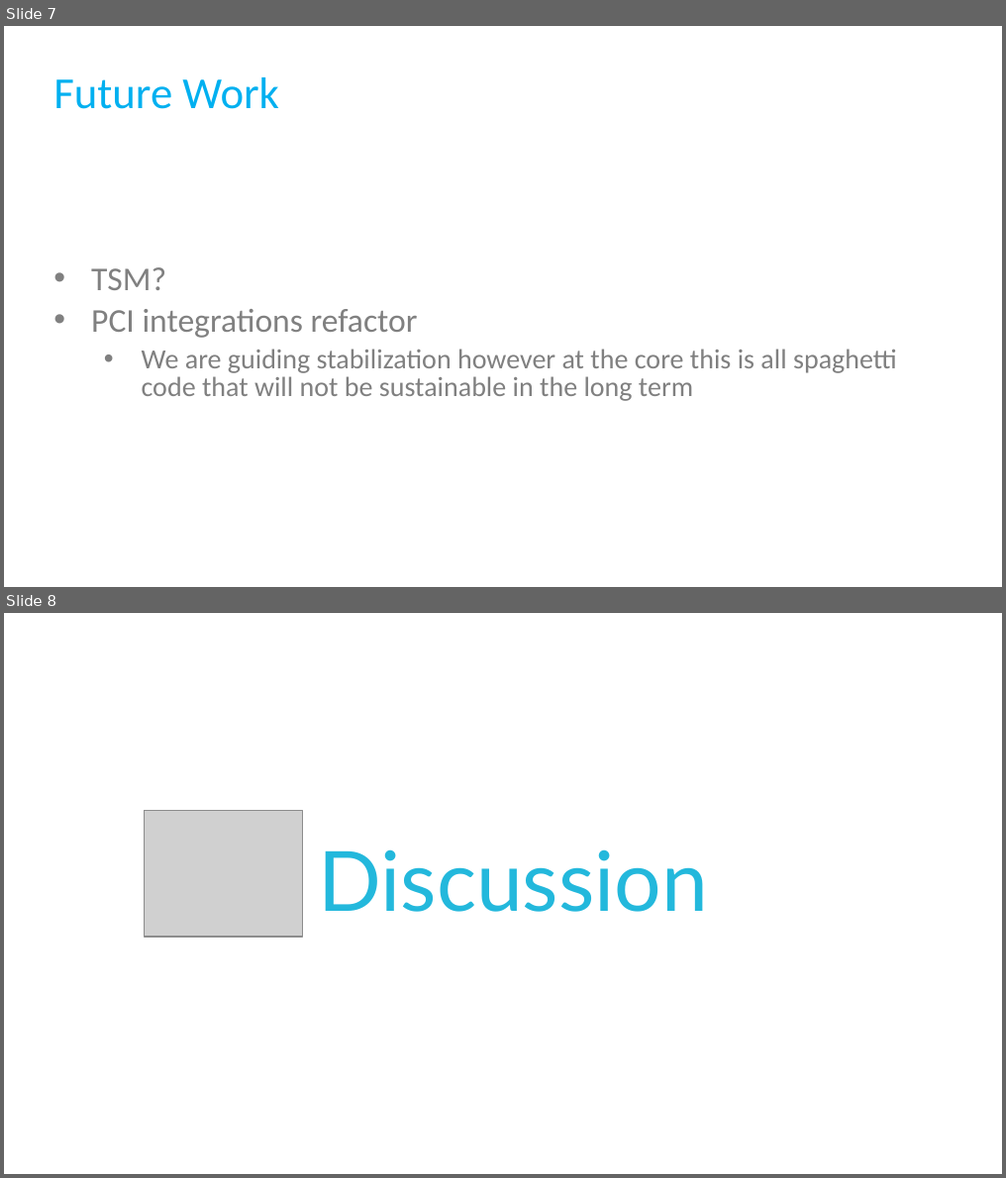
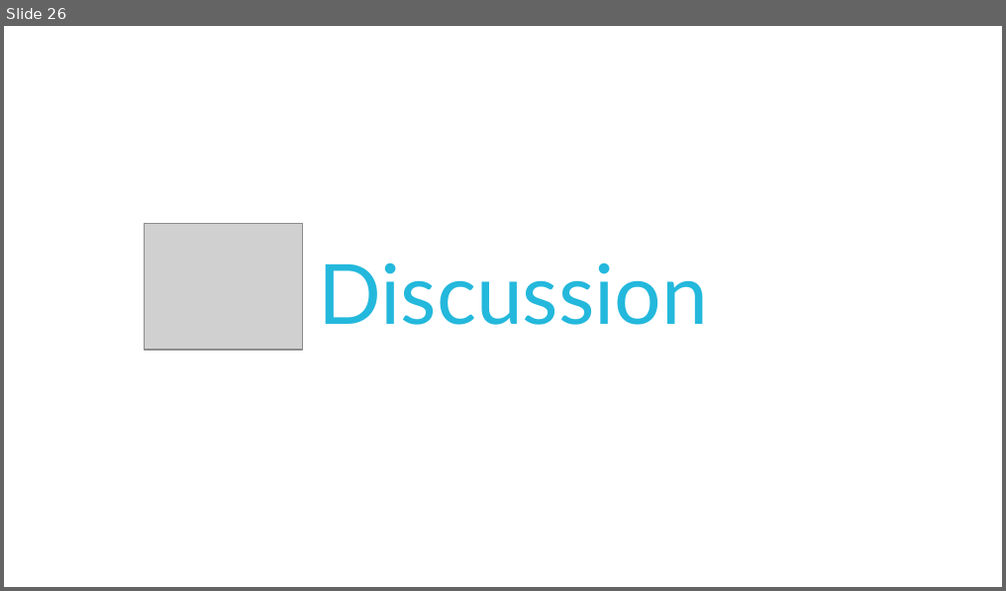
Before and after one commit to AndrewPHunter/ProgrammingPrinciplesAndPatterns, a slide deck: CSharpPractices.pptx. Shown one above the other, each under a label of ours: slides 7 and 8 before the commit, slide 26 after it. The pictures are 1006x1178 and 1006x591 pixels, drawn with LibreOffice and Linux fonts; fonts in the diff are those of the drawing; grey boxes stand for pictures; background and template pictures are left out. Boxes give left, top, right and bottom in pixels: in the first picture for what was removed or moved away, otherwise in the second. Text is boxed around its words. In the diff, an @@ line names an element or a change of style, - is before the commit and + after.

```diff
--- a/CSharpPractices.pptx
+++ b/CSharpPractices.pptx
@@ slide 7 removed at [4, 26, 1002, 587], background #FFFFFF @@
@@ title removed at [54, 77, 279, 109] @@
-Future Work
@@ text removed at [91, 268, 897, 401] @@
-• TSM?
-• PCI integrations refactor
-  • We are guiding stabilization however at the core this is all spaghetti code that will not be sustainable in the long term
@@ what was slide 8 is now slide 26 @@
```
Also in this commit, not shown: 25 slides added, 6 other slides removed, 18 other files.
